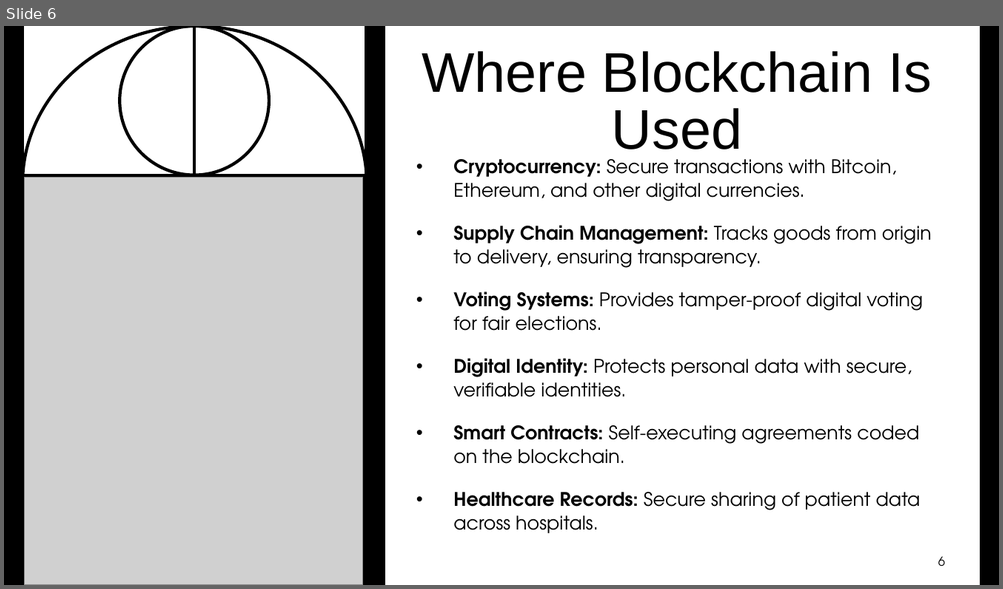
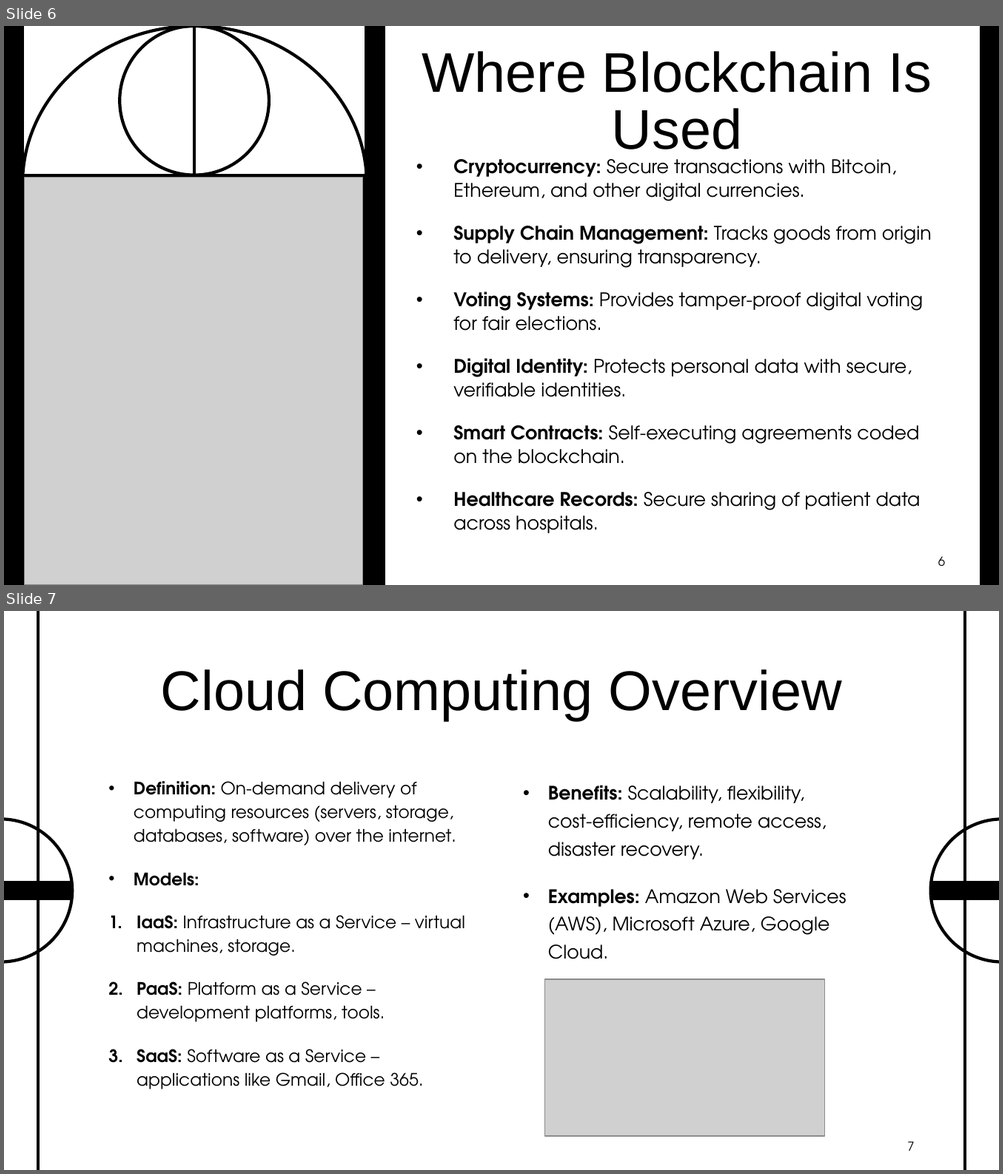
Before and after one commit to codedbyshreena/Office-automation-tools, a slide deck: PPT_370_EmergingTechnologies.pptx. Shown one above the other, each under a label of ours: slide 6 before the commit, slides 6 and 7 after it. The pictures are 1003x589 and 1003x1174 pixels, drawn with LibreOffice and Linux fonts; fonts in the diff are those of the drawing; grey boxes stand for pictures; background and template pictures are left out. Boxes give left, top, right and bottom in pixels: in the first picture for what was removed or moved away, otherwise in the second. Text is boxed around its words. In the diff, an @@ line names an element or a change of style, - is before the commit and + after.

```diff
--- a/PPT_370_EmergingTechnologies.pptx
+++ b/PPT_370_EmergingTechnologies.pptx
@@ slide 7 added at (4,611,999,1170), background picture (left out) @@
@@ rectangle added at (4,611,999,1170), fill #FFFFFF at 30% opacity @@
@@ line added from (38, 611) to (38, 1170), #000000 3 pt @@
@@ line added from (965, 611) to (965, 1170), #000000 3 pt @@
@@ title added at (161,669,842,721), 54 pt, text #000000 @@
+Cloud Computing Overview
@@ text added at (134,781,465,1090), 16.6 pt, text #000000 @@
+• Definition: On‑demand delivery of computing resources (servers, storage, databases, software) over the internet.
+• Models:
+1. IaaS: Infrastructure as a Service – virtual machines, storage.
+2. PaaS: Platform as a Service – development platforms, tools.
+3. SaaS: Software as a Service – applications like Gmail, Office 365.
@@ text added at (548,785,846,960), 18 pt, text #000000 @@
+• Benefits: Scalability, flexibility, cost‑efficiency, remote access, disaster recovery.
+• Examples: Amazon Web Services (AWS), Microsoft Azure, Google Cloud.
@@ freeform shape added at (4,819,72,963), outline #000000 3 pt @@
@@ freeform shape added at (930,819,999,963), outline #000000 3 pt @@
@@ rectangle added at (4,881,72,900), fill #000000, outline #000000 1 pt @@
@@ rectangle added at (930,881,999,900), fill #000000, outline #000000 1 pt @@
@@ picture added at (545,980,825,1136) @@
@@ page number added at (907,1142,913,1151), 12 pt, text #000000 @@
+7
```
Also in this commit, not shown: 1 slide changed, 3 other slides added, 6 slides removed.
